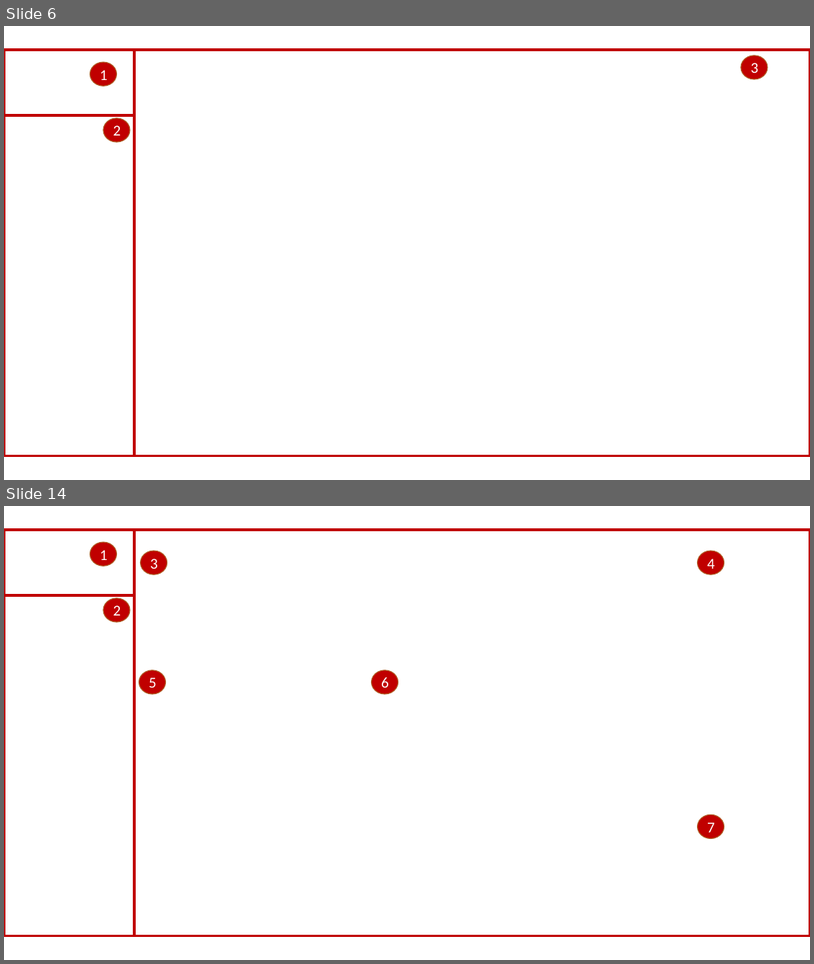
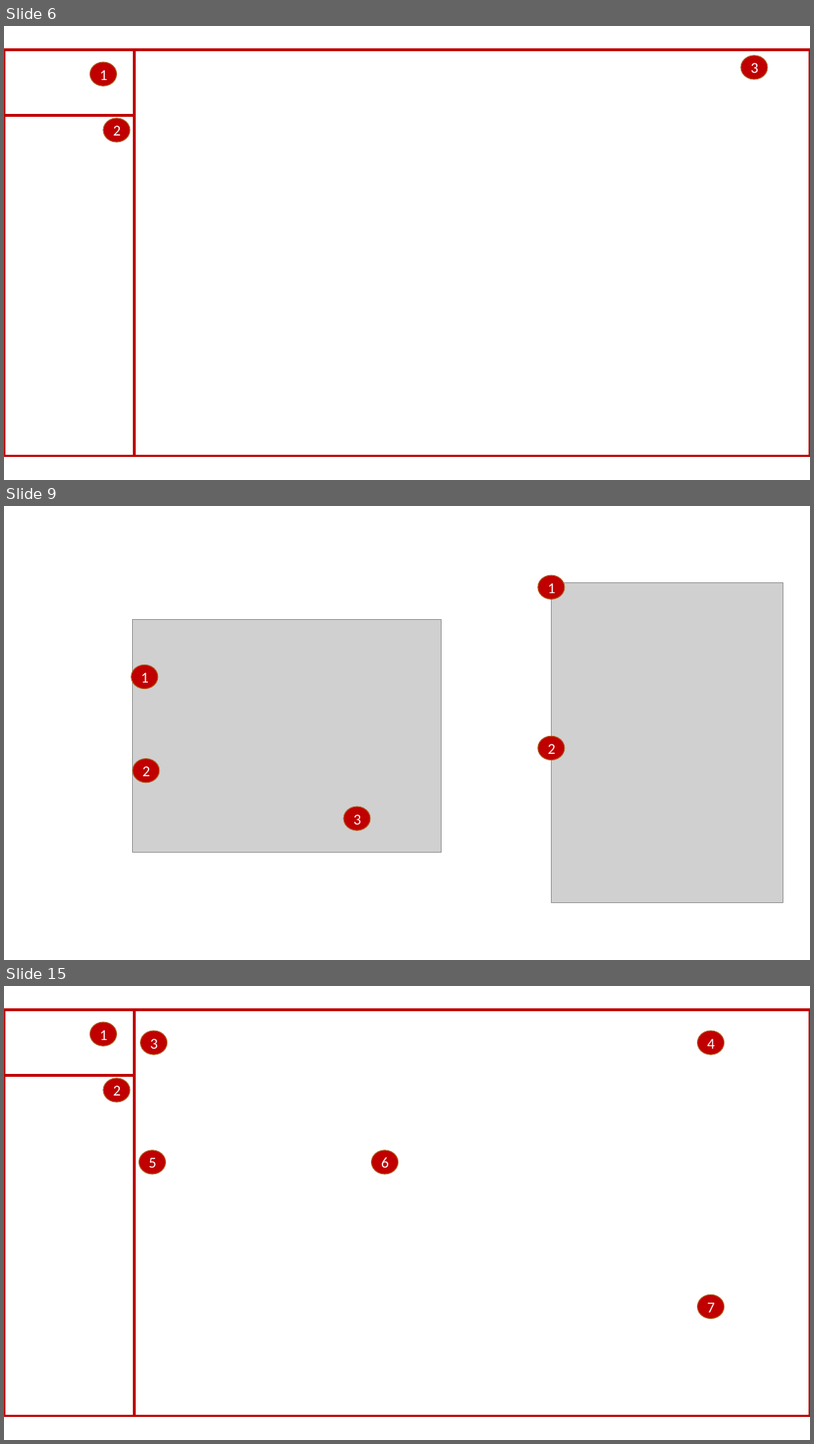
Before and after one commit to LozynskiW/VideoDocumentationProject, a slide deck: docs/instrukcja.pptx. Shown one above the other, each under a label of ours: slides 6 and 14 before the commit, slides 6, 9 and 15 after it; the slides between them are not shown. The pictures are 814x964 and 814x1444 pixels, drawn with LibreOffice and Linux fonts; fonts in the diff are those of the drawing; grey boxes stand for pictures; background and template pictures are left out. Boxes give left, top, right and bottom in pixels: in the first picture for what was removed or moved away, otherwise in the second. Text is boxed around its words. In the diff, an @@ line names an element or a change of style, - is before the commit and + after.

```diff
--- a/docs/instrukcja.pptx
+++ b/docs/instrukcja.pptx
@@ slide 9 added at (4, 506, 810, 960), background #FFFFFF @@
@@ ellipse added at (538, 576, 565, 599), fill #C00000, outline #AF5C24 1 pt, 18 pt, text #FFFFFF @@
+1
@@ picture added at (551, 582, 783, 902) @@
@@ picture added at (133, 620, 441, 852) @@
@@ ellipse added at (131, 664, 157, 688), fill #C00000, outline #AF5C24 1 pt, 18 pt, text #FFFFFF @@
+1
@@ ellipse added at (538, 736, 565, 759), fill #C00000, outline #AF5C24 1 pt, 18 pt, text #FFFFFF @@
+2
@@ ellipse added at (133, 758, 160, 782), fill #C00000, outline #AF5C24 1 pt, 18 pt, text #FFFFFF @@
+2
@@ ellipse added at (344, 807, 370, 830), fill #C00000, outline #AF5C24 1 pt, 18 pt, text #FFFFFF @@
+3
@@ what was slide 14 is now slide 15 @@
```
Also in this commit, not shown: 8 slides changed, 1 other file.
